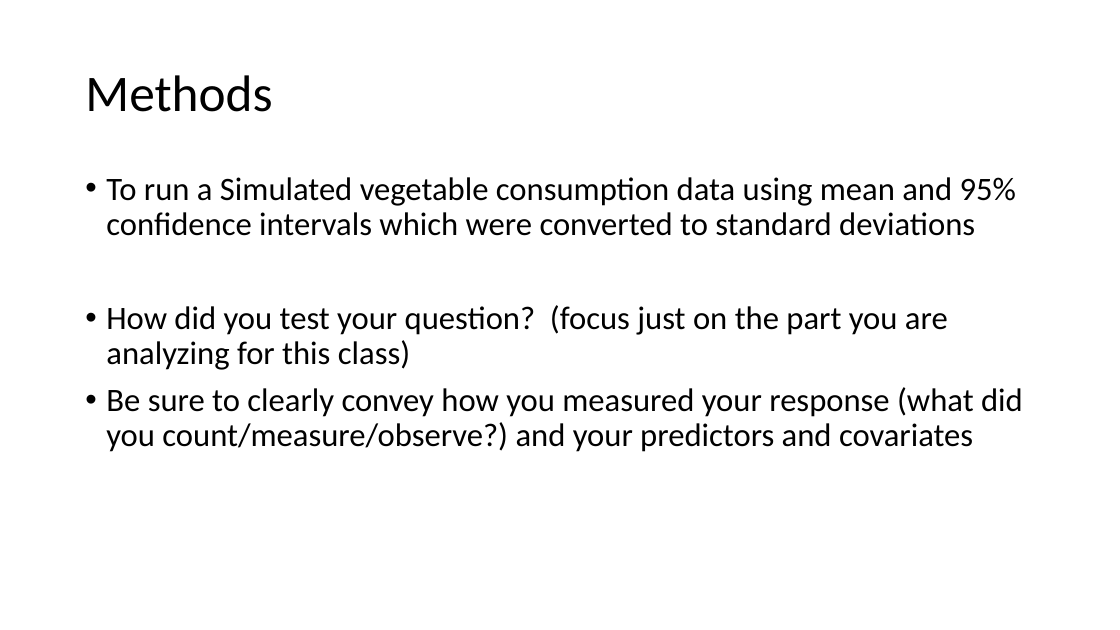
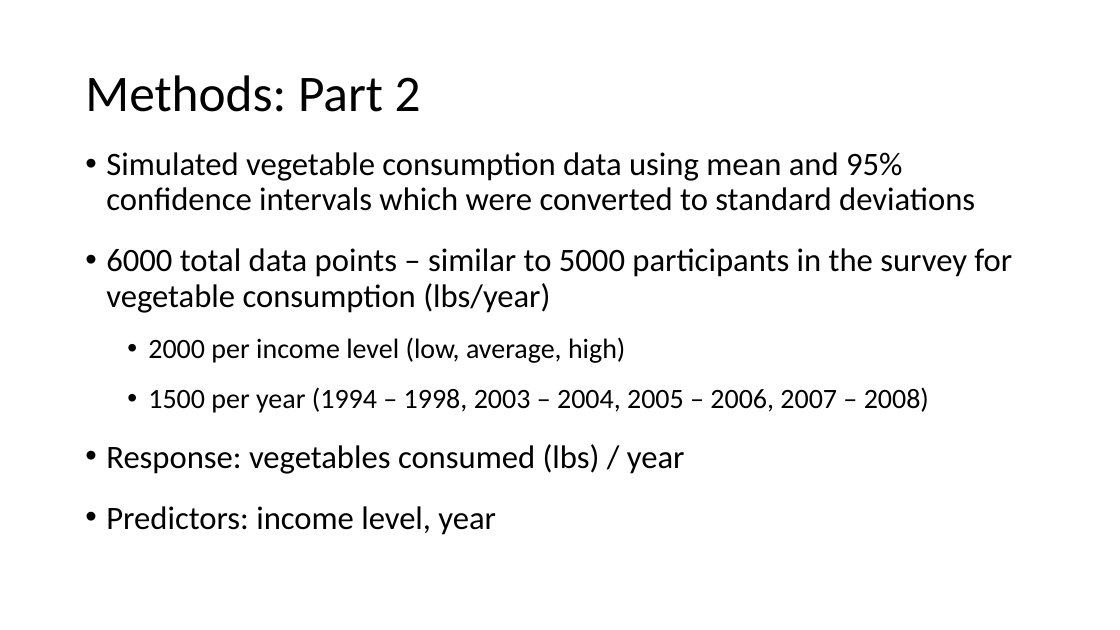
Before and after one commit to EEOB590A-Fall-2019/TiffanieRepository, a slide deck: slide 5 of docs/Stone_presentation_12-8-19.pptx (slide 4 before the commit). Drawn at 1120x630 pixels with LibreOffice and Linux fonts; fonts in the diff are those of the drawing. Boxes give left, top, right and bottom in pixels: in the first picture for what was removed or moved away, otherwise in the second. Text is boxed around its words. In the diff, an @@ line names an element or a change of style, - is before the commit and + after.

Commit message:
Working on final project - analysis of simulation data and continuing to organize repository

```diff
--- a/docs/Stone_presentation_12-8-19.pptx
+++ b/docs/Stone_presentation_12-8-19.pptx
@@ title at [85, 75, 421, 112]: text changed @@
-Methods
+Methods: Part 2
@@ text at [106, 152, 1012, 535]: text changed @@
-• To run a Simulated vegetable consumption data using mean and 95% confidence intervals which were converted to standard deviations
-• How did you test your question? (focus just on the part you are analyzing for this class)
-• Be sure to clearly convey how you measured your response (what did you count/measure/observe?) and your predictors and covariates
+• Simulated vegetable consumption data using mean and 95% confidence intervals which were converted to standard deviations
+• 6000 total data points – similar to 5000 participants in the survey for vegetable consumption (lbs/year)
+  • 2000 per income level (low, average, high)
+  • 1500 per year (1994 – 1998, 2003 – 2004, 2005 – 2006, 2007 – 2008)
+• Response: vegetables consumed (lbs) / year
+• Predictors: income level, year
```
Also in this commit, not shown: 5 slides added, 9 other files.
